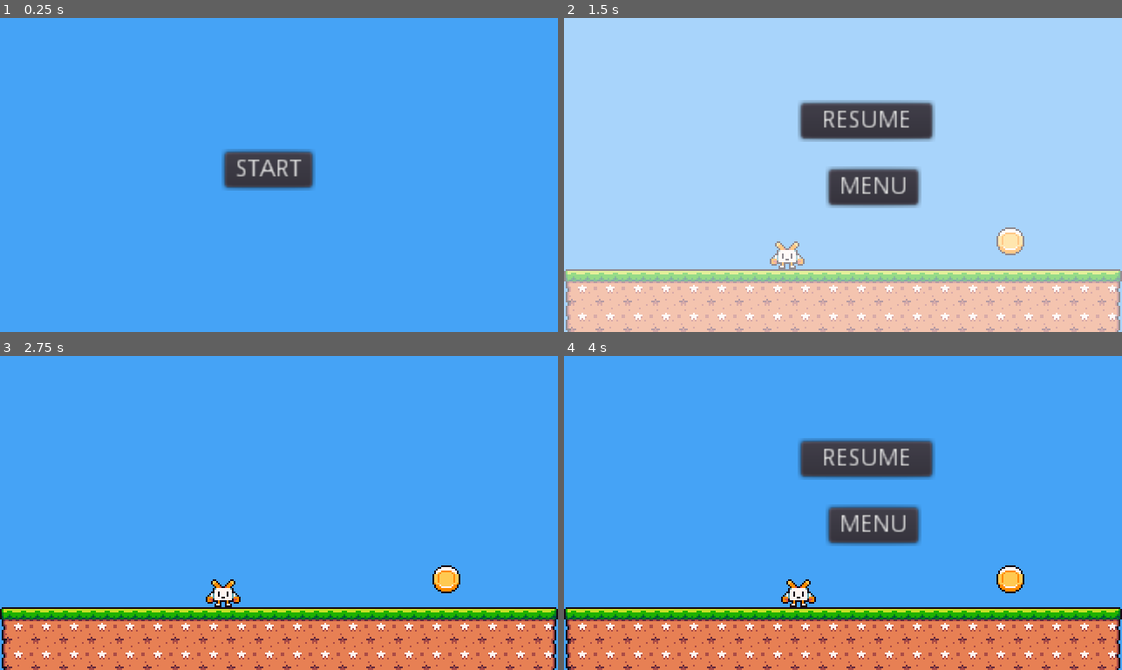
Above: before the commit, frames 1-4 (two rows, left to right).
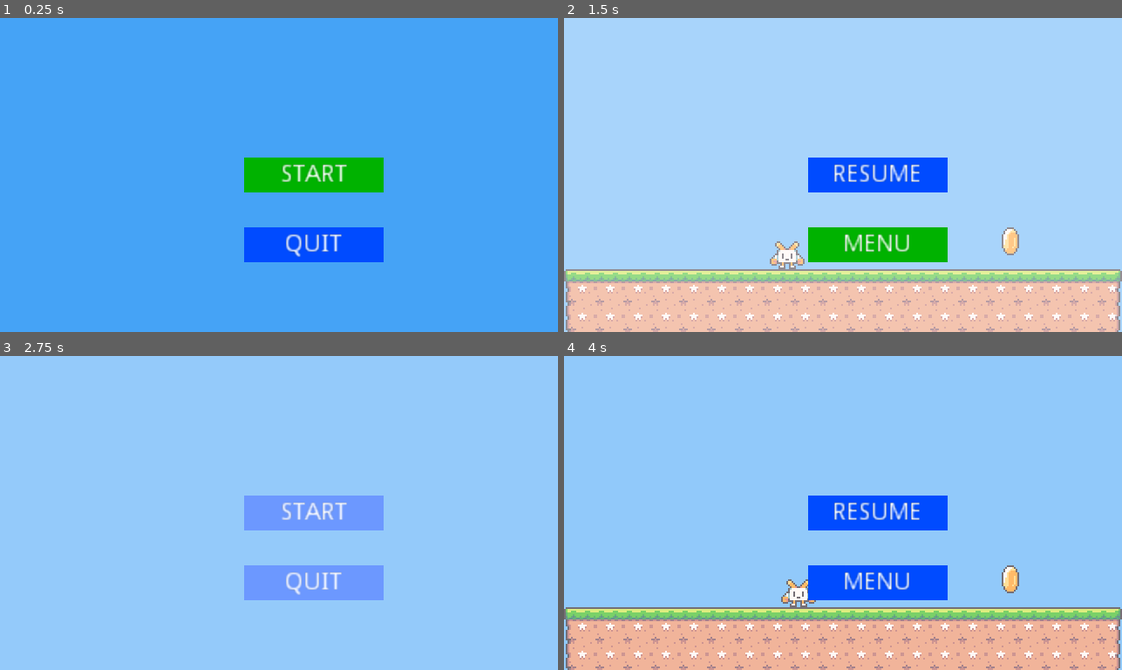
Above: after the commit, the same moments.

Repository: felipecrdos/GodotGames
Game: Godot game, scene res://Scenes/Game.tscn
Two runs of this game, one before a commit and one after it. Both use one fixed random seed, a clock stepped at 60 frames per second and the inputs below.
Inputs (mouse positions are in pixels of both pictures, inside the frame that each line leads up to):
- Up to frame 1 (0.25 s): no input
- Up to frame 2 (1.5 s): click "START" at 0.5 s; tap Enter (ui_accept) at 1.25 s; hold Right (ui_right) from 1.28 s (still down); hold P from 1.28 s (still down)
- Up to frame 3 (2.75 s): tap Enter (ui_accept) at 1.52 s; release Right (ui_right) at 2 s; release P at 2 s; click (301, 459) at 2 s, where only the run before the commit has a clickable "RESUME"
- Up to frame 4 (4 s): click (876, 513) at 2.75 s, where only the run after the commit has a clickable "START"; hold Right (ui_right) from 3.53 s (still down); tap P at 3.6 s; tap Enter (ui_accept) at 3.77 s

The runs differ from the first frame. In frame 1, 6.4% of the frame differs, in the area x 39-69%, y 41-78%; in frame 2, 9.9%; in frame 3, 100%, in the area x 0-100%, y 0-100%; in frame 4, 99%.

Commit message:
update menu

Diff:
--- a/Lil Wiz/Global.gd
+++ b/Lil Wiz/Global.gd
@@ -45,4 +45,47 @@
 			directory.list_dir_end()
 			return folders
 	return null
-# ==============================================================================
+
+# Utils ========================================================================
+func find(nam):
+	var game = get_node("/root/Game")
+	return game.find_node(nam, true, false)
+
+func set_paused(value : bool):
+	get_tree().paused = value
+
+# Achar e definir a visibilidade para
+# cada node passado no dicionário
+func setvisible(nodes : Dictionary):
+	for key in nodes:
+		var child = find(key)
+		if child is CanvasItem:
+			child.visible = nodes[key]
+
+# Achar e definir o processamento para
+# cada node passado no dicionário
+func setprocess(nodes : Dictionary):
+	for key in nodes:
+		var child = find(key)
+		child.set_process(nodes[key])
+
+# Achar e definir o processamento de input
+# para cada node passado no dicionário
+func setinput(nodes : Dictionary):
+	for key in nodes:
+		var child = find(key)
+		child.set_process_input(nodes[key])
+
+# Achar e definir o processamento físico
+# para cada node passado no dicionário
+func setphysics(nodes : Dictionary):
+	for key in nodes:
+		var child = find(key)
+		child.set_physics_process(nodes[key])
+
+#
+func setall(nodes : Dictionary):
+	setvisible(nodes)
+	setprocess(nodes)
+	setinput(nodes)
+	setphysics(nodes)
--- a/Lil Wiz/Scenes/Game.tscn
+++ b/Lil Wiz/Scenes/Game.tscn
@@ -4,9 +4,9 @@
 [ext_resource path="res://Scripts/World.gd" type="Script" id=2]
 [ext_resource path="res://Scripts/Interface/FadeScreen.gd" type="Script" id=3]
 [ext_resource path="res://Scripts/Sound.gd" type="Script" id=4]
-[ext_resource path="res://Scripts/Interface/PauseScreen.gd" type="Script" id=5]
-[ext_resource path="res://Scripts/Interface/MenuScreen.gd" type="Script" id=6]
 [ext_resource path="res://Scenes/Interface/CustomButton.tscn" type="PackedScene" id=7]
+[ext_resource path="res://Scenes/Interface/SelectableButtons.tscn" type="PackedScene" id=8]
+[ext_resource path="res://Scripts/Interface/Interface.gd" type="Script" id=9]
 
 [node name="Game" type="Node"]
 script = ExtResource( 1 )
@@ -14,6 +14,7 @@
 [node name="Interface" type="Node2D" parent="."]
 pause_mode = 2
 z_index = 100
+script = ExtResource( 9 )
 
 [node name="FadeScreen" type="Node2D" parent="Interface"]
 script = ExtResource( 3 )
@@ -29,43 +30,53 @@
 [node name="Tween" type="Tween" parent="Interface/FadeScreen"]
 
 [node name="PauseScreen" type="Node2D" parent="Interface"]
+
+[node name="PauseButtons" parent="Interface/PauseScreen" instance=ExtResource( 8 )]
 visible = false
-script = ExtResource( 5 )
 
-[node name="ResumeButton" parent="Interface/PauseScreen" instance=ExtResource( 7 )]
-margin_left = 136.0
-margin_top = 49.0
-margin_right = 211.0
-margin_bottom = 69.0
+[node name="ResumeButton" parent="Interface/PauseScreen/PauseButtons" instance=ExtResource( 7 )]
+margin_left = 140.0
+margin_top = 80.0
+margin_right = 220.0
+margin_bottom = 100.0
 text = "RESUME"
 
-[node name="MenuButton" parent="Interface/PauseScreen" instance=ExtResource( 7 )]
-margin_left = 152.0
-margin_top = 87.0
-margin_right = 203.0
-margin_bottom = 107.0
+[node name="MenuButton" parent="Interface/PauseScreen/PauseButtons" instance=ExtResource( 7 )]
+margin_left = 140.0
+margin_top = 120.0
+margin_right = 220.0
+margin_bottom = 140.0
 text = "MENU"
 
 [node name="MenuScreen" type="Node2D" parent="Interface"]
 z_index = -1
-script = ExtResource( 6 )
 
-[node name="StartButton" parent="Interface/MenuScreen" instance=ExtResource( 7 )]
-margin_left = 129.0
-margin_top = 77.0
-margin_right = 179.0
-margin_bottom = 97.0
+[node name="MenuButtons" parent="Interface/MenuScreen" instance=ExtResource( 8 )]
+
+[node name="StartButton" parent="Interface/MenuScreen/MenuButtons" instance=ExtResource( 7 )]
+margin_left = 140.0
+margin_top = 80.0
+margin_right = 220.0
+margin_bottom = 100.0
+file = "res://Scenes/Levels/LevelA.tscn"
 text = "START"
-file = "res://Scenes/Levels/LevelA.tscn"
+
+[node name="QuitButton" parent="Interface/MenuScreen/MenuButtons" instance=ExtResource( 7 )]
+margin_left = 140.0
+margin_top = 120.0
+margin_right = 220.0
+margin_bottom = 140.0
+text = "QUIT"
 
 [node name="World" type="Node2D" parent="."]
 script = ExtResource( 2 )
 
 [node name="Sound" type="Node2D" parent="."]
 script = ExtResource( 4 )
-[connection signal="custom_pressed" from="Interface/PauseScreen/ResumeButton" to="World" method="on_resume_button_pressed"]
-[connection signal="custom_pressed" from="Interface/PauseScreen/MenuButton" to="World" method="on_menu_button_pressed"]
-[connection signal="custom_pressed" from="Interface/MenuScreen/StartButton" to="World" method="on_start_button_pressed"]
+[connection signal="custom_pressed" from="Interface/PauseScreen/PauseButtons/ResumeButton" to="World" method="on_resume_button_pressed"]
+[connection signal="custom_pressed" from="Interface/PauseScreen/PauseButtons/MenuButton" to="World" method="on_menu_button_pressed"]
+[connection signal="custom_pressed" from="Interface/MenuScreen/MenuButtons/StartButton" to="World" method="on_start_button_pressed"]
+[connection signal="custom_pressed" from="Interface/MenuScreen/MenuButtons/QuitButton" to="." method="on_quit_button_pressed"]
 [connection signal="change_level" from="World" to="." method="on_world_change_level"]
 [connection signal="goto_menu" from="World" to="." method="on_world_goto_menu"]
 [connection signal="resume_level" from="World" to="." method="on_world_resume_level"]
--- a/Lil Wiz/Scenes/Interface/CustomButton.tscn
+++ b/Lil Wiz/Scenes/Interface/CustomButton.tscn
@@ -1,12 +1,25 @@
-[gd_scene load_steps=2 format=2]
+[gd_scene load_steps=4 format=2]
 
 [ext_resource path="res://Scripts/Interface/CustomButton.gd" type="Script" id=1]
+[ext_resource path="res://Assets/Sprites/focus_button.png" type="Texture" id=2]
+[ext_resource path="res://Assets/Sprites/normal_button.png" type="Texture" id=3]
 
-[node name="CustomButton" type="Button"]
-margin_right = 12.0
+[node name="CustomButton" type="TextureButton"]
+margin_right = 80.0
 margin_bottom = 20.0
+texture_normal = ExtResource( 3 )
+texture_focused = ExtResource( 2 )
+expand = true
 script = ExtResource( 1 )
 __meta__ = {
 "_edit_use_anchors_": false
 }
+
+[node name="Label" type="Label" parent="."]
+anchor_right = 1.0
+anchor_bottom = 1.0
+size_flags_vertical = 1
+text = "CUSTOM"
+align = 1
+valign = 1
 [connection signal="pressed" from="." to="." method="on_custom_button_pressed"]
--- /dev/null
+++ b/Lil Wiz/Scenes/Interface/SelectableButtons.tscn
@@ -0,0 +1,6 @@
+[gd_scene load_steps=2 format=2]
+
+[ext_resource path="res://Scripts/Interface/SelectableButtons.gd" type="Script" id=1]
+
+[node name="SelectableButtons" type="Node2D"]
+script = ExtResource( 1 )
--- a/Lil Wiz/Scenes/Triggerable/Portal.tscn
+++ b/Lil Wiz/Scenes/Triggerable/Portal.tscn
@@ -38,7 +38,6 @@
 
 [node name="Animated" type="AnimatedSprite" parent="."]
 frames = SubResource( 5 )
-frame = 1
 playing = true
 
 [node name="Area" type="Area2D" parent="."]
--- a/Lil Wiz/Scripts/Game.gd
+++ b/Lil Wiz/Scripts/Game.gd
@@ -1,36 +1,18 @@
 extends Node
 
-func init():
+func _ready():
 	pass
-
-func _ready():
-	init()
-
-# Achar e definir a visibilidade para
-# cada node passado no dicionário
-func set_visible(nodes : Dictionary):
-	for key in nodes:
-		var node = find(key)
-		if node is CanvasItem:
-			node.visible = nodes[key]
-
-# Achar nós de maneira recursiva.
-func find(node : String):
-	return find_node(node, true, false)
 
 # Retorna o nome do arquivo sem a extensão.
 func getfile(path : String):
 	return path.get_basename().get_file()
 
 func fade_in(start_value, end_value, time):
-	find("FadeScreen").start_fade(0, 1, 2)
-	yield(find("FadeScreen").tween, "tween_completed")
+	Global.find("FadeScreen").start_fade(0, 1, 2)
+	yield(Global.find("FadeScreen").tween, "tween_completed")
 
 func fade_out(start_value, end_value, time):
-	find("FadeScreen").start_fade(1, 0, 2)
-
-func set_paused(value : bool):
-	get_tree().paused = value
+	Global.find("FadeScreen").start_fade(1, 0, 2)
 
 # Sinal recebido pelo nó World quando
 # quando um sinal de troca de level é enviado.
@@ -39,22 +21,25 @@
 	Data.save_player()
 	Data.save_level()
 
-	set_visible({"MenuScreen":false})
-	set_paused(false)
+	Global.setall({"MenuScreen":false, "MenuButtons":false})
+	Global.set_paused(false)
 
 	fade_in(0, 1, 1)
-	find("World").change_level(level)
+	Global.find("World").change_level(level)
 	fade_out(1, 0, 1)
 
 	Data.load_player()
 
 func on_world_goto_menu(scene):
-	set_visible({"PauseScreen":false})
+	Global.setall({"PauseScreen":false, "PauseButtons":false})
 	fade_in(0, 1, 1)
-	find("World").remove_level()
+	Global.find("World").remove_level()
 	fade_out(1, 0, 1)
-	set_visible({"MenuScreen":true})
+	Global.setall({"MenuScreen":true, "MenuButtons":true})
 
 func on_world_resume_level(file):
-	set_paused(false)
-	set_visible({"PauseScreen":false})
+	Global.set_paused(false)
+	Global.setall({"PauseScreen":false, "PauseButtons":false})
+
+func on_quit_button_pressed(file):
+	get_tree().quit()
--- a/Lil Wiz/Scripts/Interface/CustomButton.gd
+++ b/Lil Wiz/Scripts/Interface/CustomButton.gd
@@ -1,7 +1,14 @@
-extends Button
+extends TextureButton
 
-export (String, FILE) var file
+export (String, FILE) var file setget set_file
+export (String) var text setget set_text
+
 signal custom_pressed(file)
+func set_file(value):
+	file = value
+
+func set_text(value : String):
+	$Label.text = value
 
 func on_custom_button_pressed():
 	emit_signal("custom_pressed", file)
--- /dev/null
+++ b/Lil Wiz/Scripts/Interface/Interface.gd
@@ -0,0 +1,12 @@
+extends Node2D
+
+func _ready():
+	Global.setall({"PauseScreen":false, "PauseButtons":false})
+
+func _input(event):
+	if event is InputEventKey:
+		if Input.is_key_pressed(KEY_P):
+			print(name)
+			if !Global.find("MenuScreen").visible:
+				Global.setall({"PauseScreen":true, "PauseButtons":true})
+				Global.set_paused(true)
--- a/Lil Wiz/Scripts/Interface/PauseScreen.gd
+++ b/Lil Wiz/Scripts/Interface/PauseScreen.gd
@@ -1,12 +1,13 @@
 extends Node2D
-
-var btn_resume
-
-func _ready():
-	btn_resume = get_node("ResumeButton")
-
-func _input(event):
-	if event is InputEventKey:
-		if Input.is_key_pressed(KEY_P):
-			get_tree().paused = true
-			visible = get_tree().paused
+#
+#var btn_resume
+#
+#func _ready():
+#	btn_resume = get_node("SelectableButtons/ResumeButton")
+#
+#
+#func _unhandled_input(event):
+#	if event is InputEventKey:
+#		if Input.is_key_pressed(KEY_P) && !Global.find("MenuScreen").visible:
+#			get_tree().paused = true
+#			visible = get_tree().paused
--- /dev/null
+++ b/Lil Wiz/Scripts/Interface/SelectableButtons.gd
@@ -0,0 +1,27 @@
+extends Node2D
+
+var index = 0
+var count = 0
+var change = false
+
+func _ready():
+	count = get_child_count()
+	set_focus(index)
+
+func _process(delta):
+	if Input.is_action_just_pressed("ui_right") || Input.is_action_just_pressed("ui_down"):
+		index += 1
+		change = true
+	if Input.is_action_just_pressed("ui_left") || Input.is_action_just_pressed("ui_up"):
+		index -= 1
+		change = true
+
+	index = wrapi(index, 0, count)
+	if change:
+		set_focus(index)
+		change = false
+
+func set_focus(index : int):
+	var button = get_child(index)
+	if button && button is Control:
+		button.grab_focus()
Binary file added: Lil Wiz/Assets/Sprites/focus_button.png
Not shown, added: Lil Wiz/Assets/Sprites/focus_button.png.import
Binary file added: Lil Wiz/Assets/Sprites/normal_button.png
Not shown, added: Lil Wiz/Assets/Sprites/normal_button.png.import
